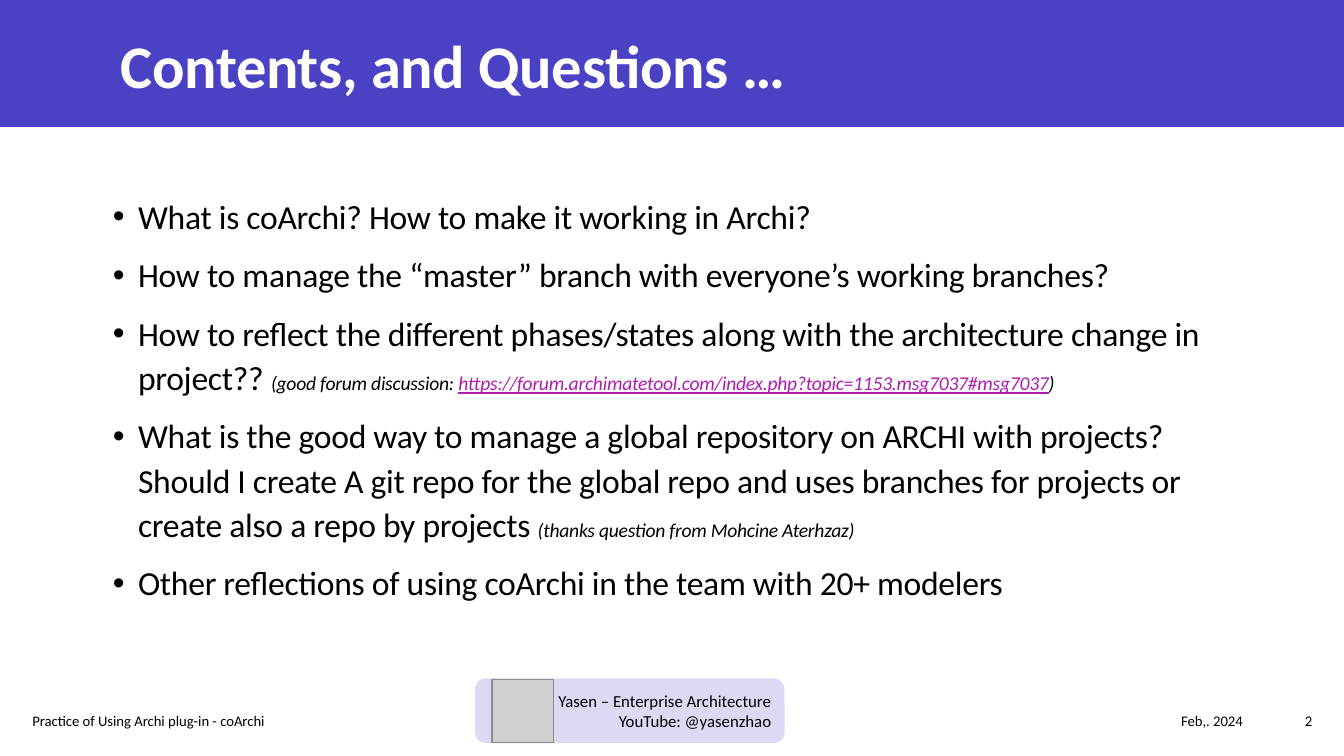
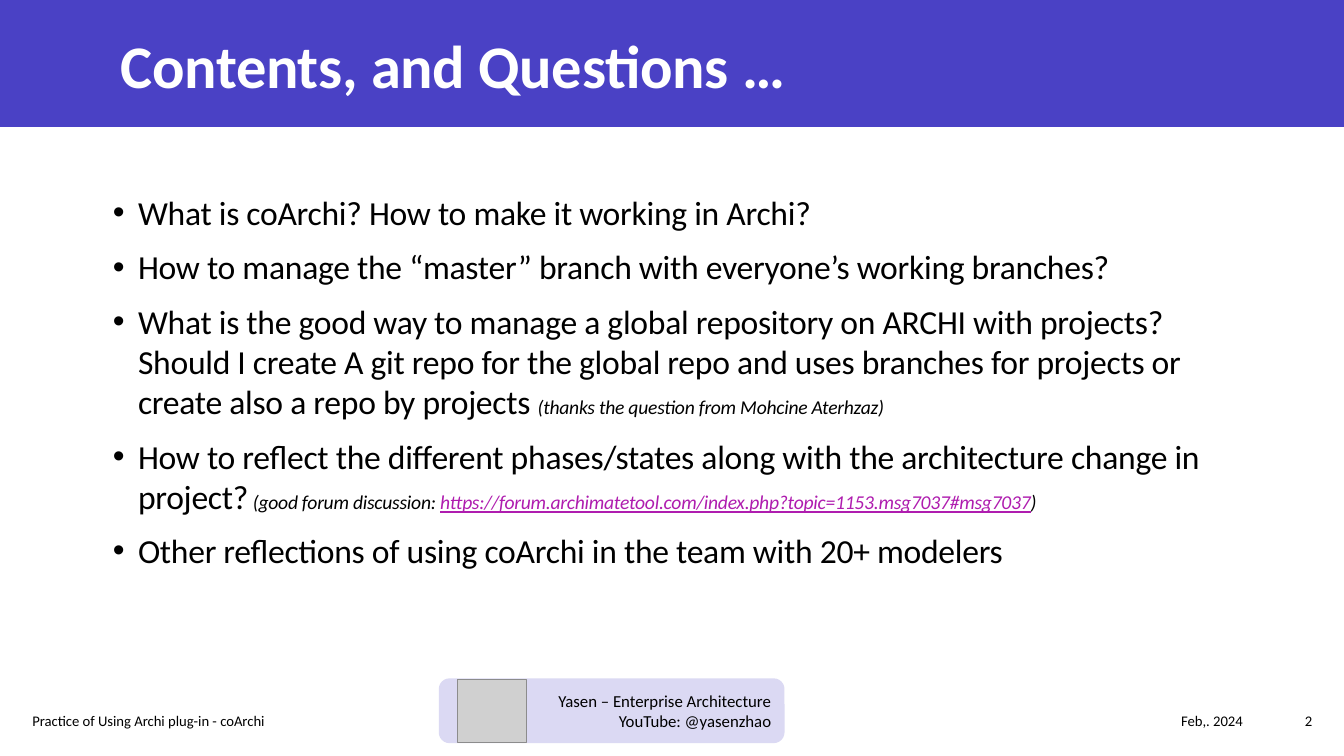
Before and after one commit to yasenstar/EA, a slide deck: slide 2 of architool/Using-coArchi.pptx. Drawn at 1344x756 pixels with LibreOffice and Linux fonts; fonts in the diff are those of the drawing; grey boxes stand for pictures. Boxes give left, top, right and bottom in pixels: in the first picture for what was removed or moved away, otherwise in the second. Text is boxed around its words. In the diff, an @@ line names an element or a change of style, - is before the commit and + after.

```diff
--- a/architool/Using-coArchi.pptx
+++ b/architool/Using-coArchi.pptx
@@ text at [138,201,1110,569]: line spacing 1.1 to 1 @@
@@ text at [138,310,1200,515]: text changed @@
-• How to reflect the different phases/states along with the architecture change in project?? (good forum discussion: https://forum.archimatetool.com/index.php?topic=1153.msg7037#msg7037)
-• What is the good way to manage a global repository on ARCHI with projects? Should I create A git repo for the global repo and uses branches for projects or create also a repo by projects (thanks question from Mohcine Aterhzaz)
+• What is the good way to manage a global repository on ARCHI with projects?
+  Should I create A git repo for the global repo and uses branches for projects or create also a repo by projects (thanks the question from Mohcine Aterhzaz)
+• How to reflect the different phases/states along with the architecture change in project? (good forum discussion: https://forum.archimatetool.com/index.php?topic=1153.msg7037#msg7037)
@@ rounded rectangle "Yasen – Enterprise Architecture": place and size @@
-rounded rectangle "Yasen – Enterprise Architecture" at [475,679,784,743]
+rounded rectangle "Yasen – Enterprise Architecture" at [439,679,784,743]
@@ picture: place and size @@
-picture at [492,680,554,743]
+picture at [458,680,526,743]
```
Also in this commit, not shown: 1 other slide changed, 5 slides added.
